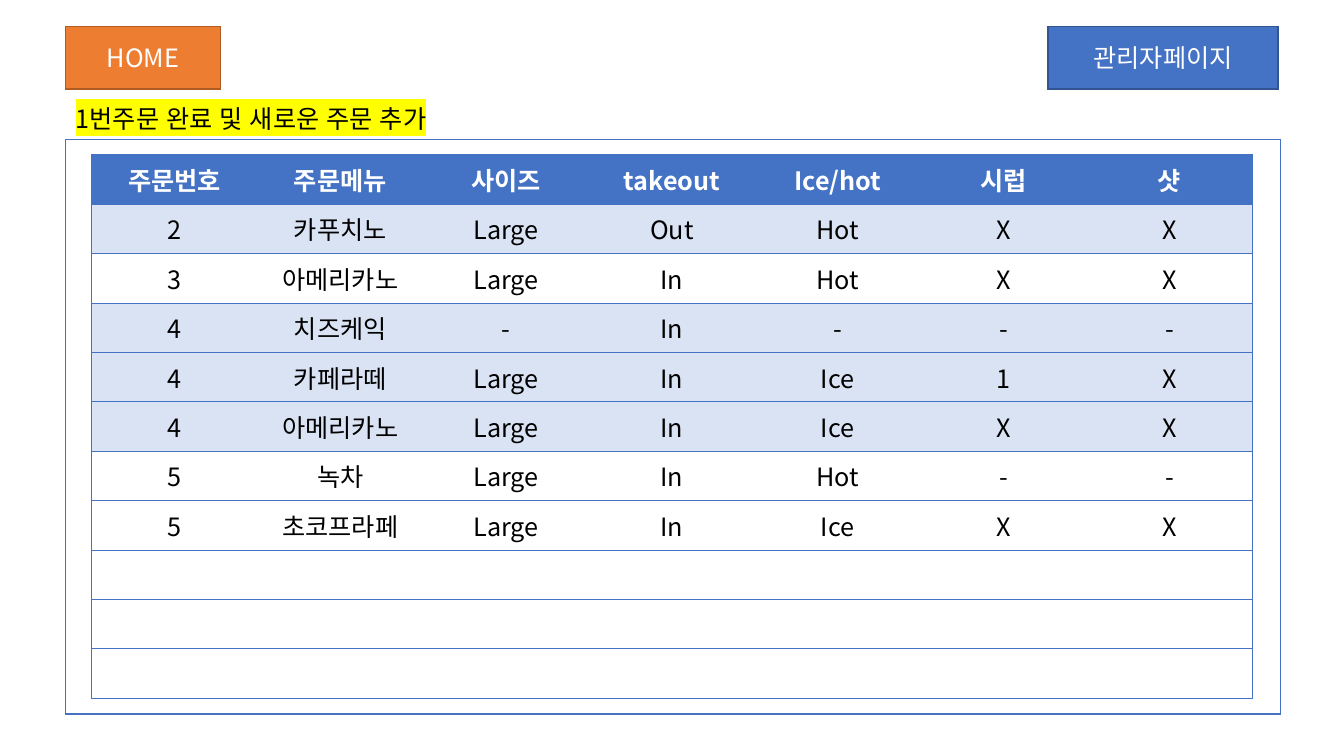
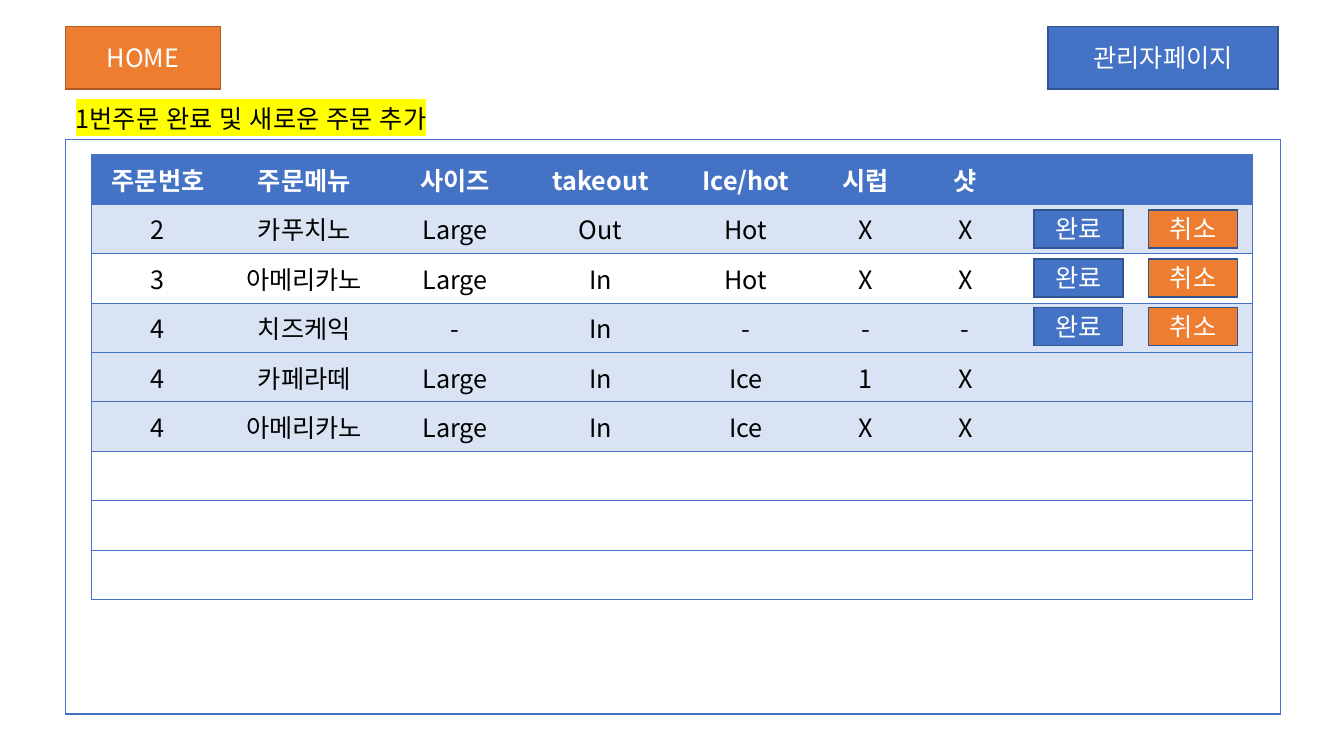
Before and after one commit to JinSolKwon/cafeKiosk, a slide deck: slide 3 of design/키오스크 UI.pptx. Drawn at 1344x756 pixels with LibreOffice and Linux fonts; fonts in the diff are those of the drawing. Boxes give left, top, right and bottom in pixels: in the first picture for what was removed or moved away, otherwise in the second. Text is boxed around its words. In the diff, an @@ line names an element or a change of style, - is before the commit and + after.

```diff
--- a/design/키오스크 UI.pptx
+++ b/design/키오스크 UI.pptx
@@ table at (92,154,1253,599) @@
-주문번호 | 주문메뉴 | 사이즈 | takeout | Ice/hot | 시럽 | 샷
-2 | 카푸치노 | Large | Out | Hot | X | X
-3 | 아메리카노 | Large | In | Hot | X | X
-4 | 치즈케익 | - | In | - | - | -
-4 | 카페라떼 | Large | In | Ice | 1 | X
-4 | 아메리카노 | Large | In | Ice | X | X
-5 | 녹차 | Large | In | Hot | - | -
-5 | 초코프라페 | Large | In | Ice | X | X
- |  |  |  |  |  | 
- |  |  |  |  |  | 
- |  |  |  |  |  | 
+주문번호 | 주문메뉴 | 사이즈 | takeout | Ice/hot | 시럽 | 샷 |  | 
+2 | 카푸치노 | Large | Out | Hot | X | X |  | 
+3 | 아메리카노 | Large | In | Hot | X | X |  | 
+4 | 치즈케익 | - | In | - | - | - |  | 
+4 | 카페라떼 | Large | In | Ice | 1 | X |  | 
+4 | 아메리카노 | Large | In | Ice | X | X |  | 
+ |  |  |  |  |  |  |  | 
+ |  |  |  |  |  |  |  | 
+ |  |  |  |  |  |  |  | 
@@ rectangle added at (1034,210,1123,248), fill #4472C4, outline #325491 1 pt, 18 pt, text #FFFFFF @@
+완료
@@ rectangle added at (1148,210,1237,248), fill #ED7D31, outline #325491 1 pt, 18 pt, text #FFFFFF @@
+취소
@@ rectangle added at (1034,259,1123,297), fill #4472C4, outline #325491 1 pt, 18 pt, text #FFFFFF @@
+완료
@@ rectangle added at (1148,259,1237,297), fill #ED7D31, outline #325491 1 pt, 18 pt, text #FFFFFF @@
+취소
@@ rectangle added at (1034,308,1123,346), fill #4472C4, outline #325491 1 pt, 18 pt, text #FFFFFF @@
+완료
@@ rectangle added at (1148,308,1237,346), fill #ED7D31, outline #325491 1 pt, 18 pt, text #FFFFFF @@
+취소
```
Also in this commit, not shown: 2 other slides changed, 10 slides added, 1 slide removed, 3 other files.
